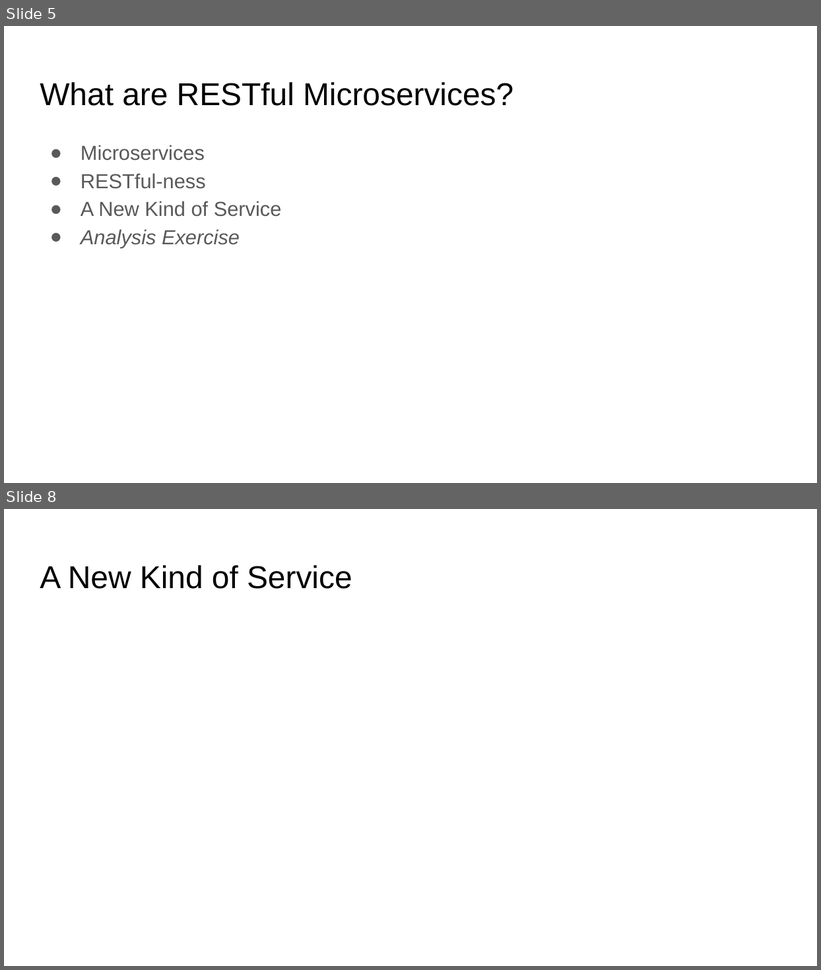
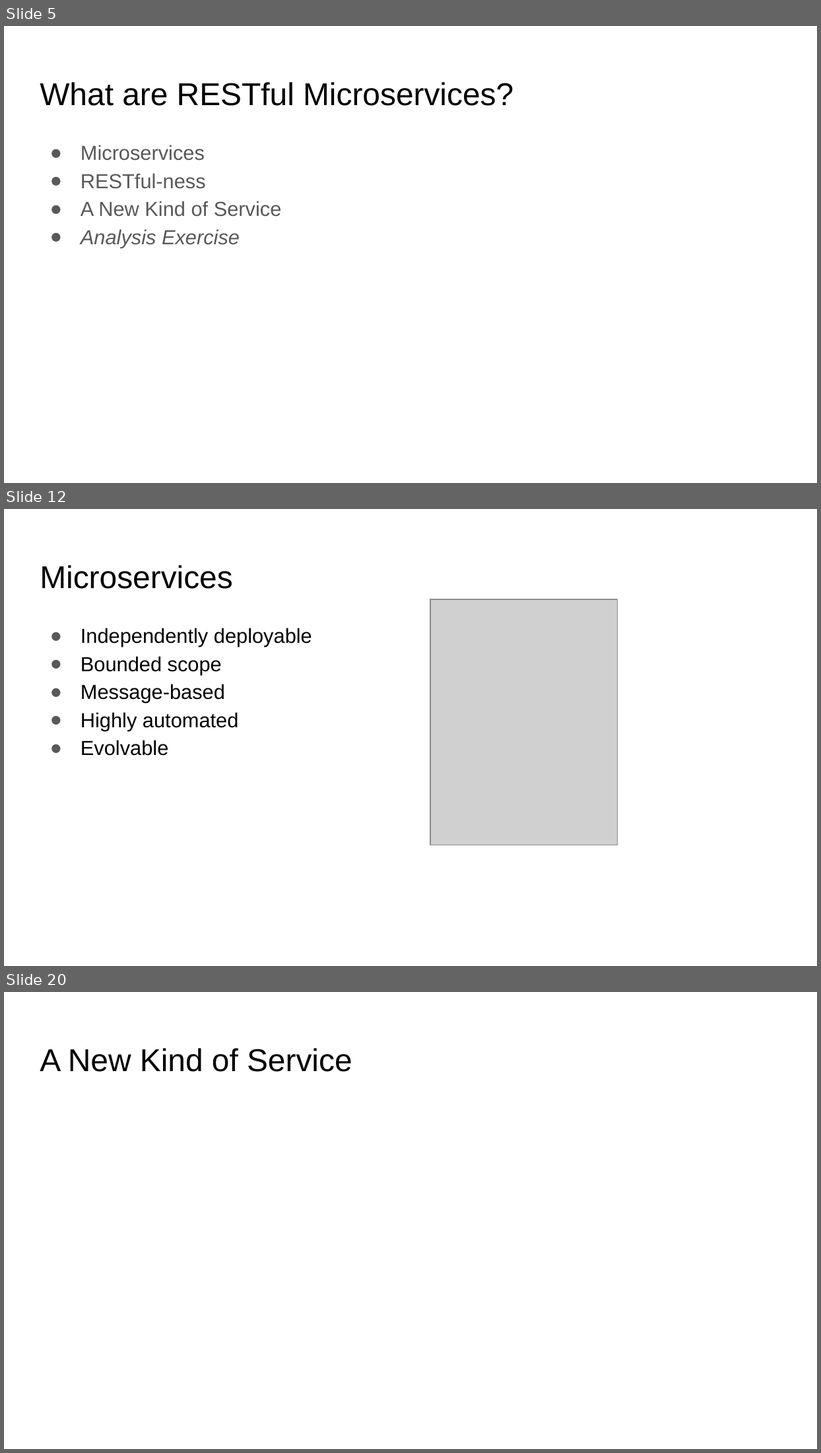
Before and after one commit to mamund/2018-02-sacon-workshop, a slide deck: slides/RESTful Microservices from the Ground Up.pptx. Shown one above the other, each under a label of ours: slides 5 and 8 before the commit, slides 5, 12 and 20 after it; the slides between them are not shown. The pictures are 821x970 and 821x1453 pixels, drawn with LibreOffice and Linux fonts; fonts in the diff are those of the drawing; grey boxes stand for pictures; background and template pictures are left out. Boxes give left, top, right and bottom in pixels: in the first picture for what was removed or moved away, otherwise in the second. Text is boxed around its words. In the diff, an @@ line names an element or a change of style, - is before the commit and + after.

```diff
--- a/slides/RESTful Microservices from the Ground Up.pptx
+++ b/slides/RESTful Microservices from the Ground Up.pptx
@@ slide 12 added at (4, 509, 817, 966), background #FFFFFF @@
@@ title added at (40, 565, 233, 589), 28 pt, text #000000 @@
+Microservices
@@ picture added at (430, 599, 617, 845) @@
@@ text added at (81, 628, 312, 756), 18 pt, text #000000 @@
+● Independently deployable
+● Bounded scope
+● Message-based
+● Highly automated
+● Evolvable
@@ what was slide 8 is now slide 20 @@
```
Also in this commit, not shown: 13 other slides added, 2 slides removed, 1 other file.
